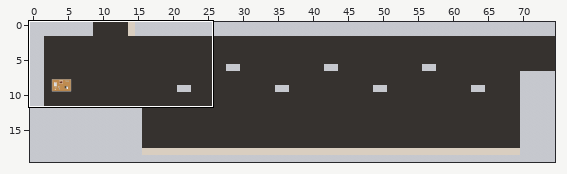
Tiled map (JSON): assets/tiled/rooms/computer_f.json. The picture above shows the old version from afar; the outline marks the close-up.
Close-up. First the earlier version:
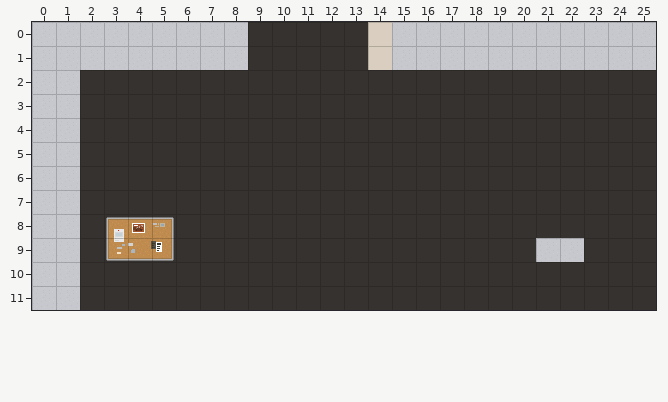
Cells are 24x24 px. Shown: x 0..25, y 0..11. The commit also changed other parts of the map, which this record leaves out.
New version:
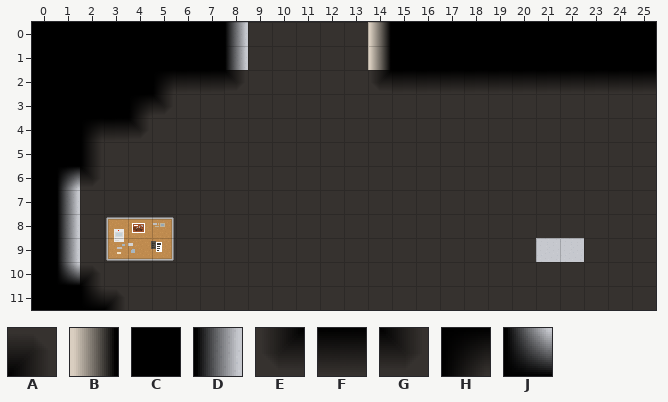
Key: from "other": A 222, B 264, C 265, D 266, E 308, F 309, G 310, H 352, J 440.
_ is an empty cell.
Tiles of an added or newly shown layer are drawn over the layers below it.
See-through tiles are keyed as they look on the map.
The edit:
Layer "shadow" (added):
y 0..1: x 0..8 _________ -> CCCCCCCCD; x 14..25 ____________ -> BCCCCCCCCCCC
y 2: x 0..8 _________ -> CCCCCHFFG; x 14..25 ____________ -> EFFFFFFFFFFF
y 3: x 0..5 ______ -> CCCCHG
y 4: x 0..4 _____ -> CCHFG
y 5: x 0..2 ___ -> CCD
y 6: x 0..2 ___ -> CHG
y 7..9: x 0..1 __ -> CD
y 10: x 0..2 ___ -> CJA
y 11: x 0..3 ____ -> CCJA
Pixel boxes of the changes (left, top, right, bottom) in both close-ups:
added: (32, 22, 245, 310)
added: (371, 22, 656, 90)
